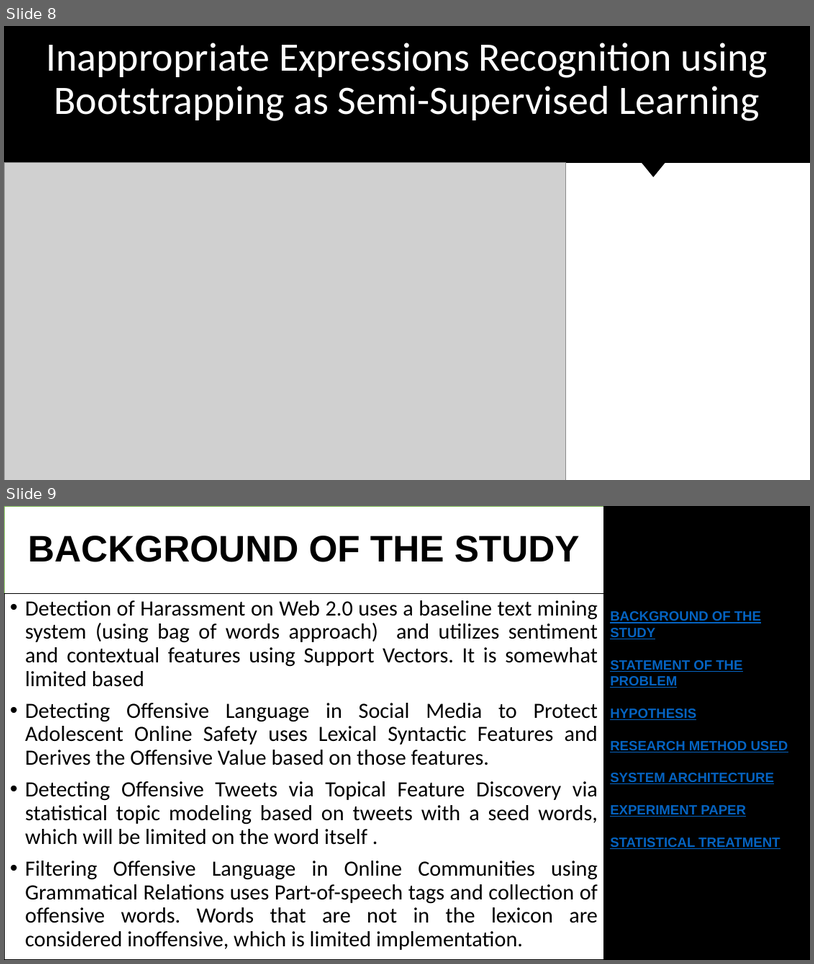
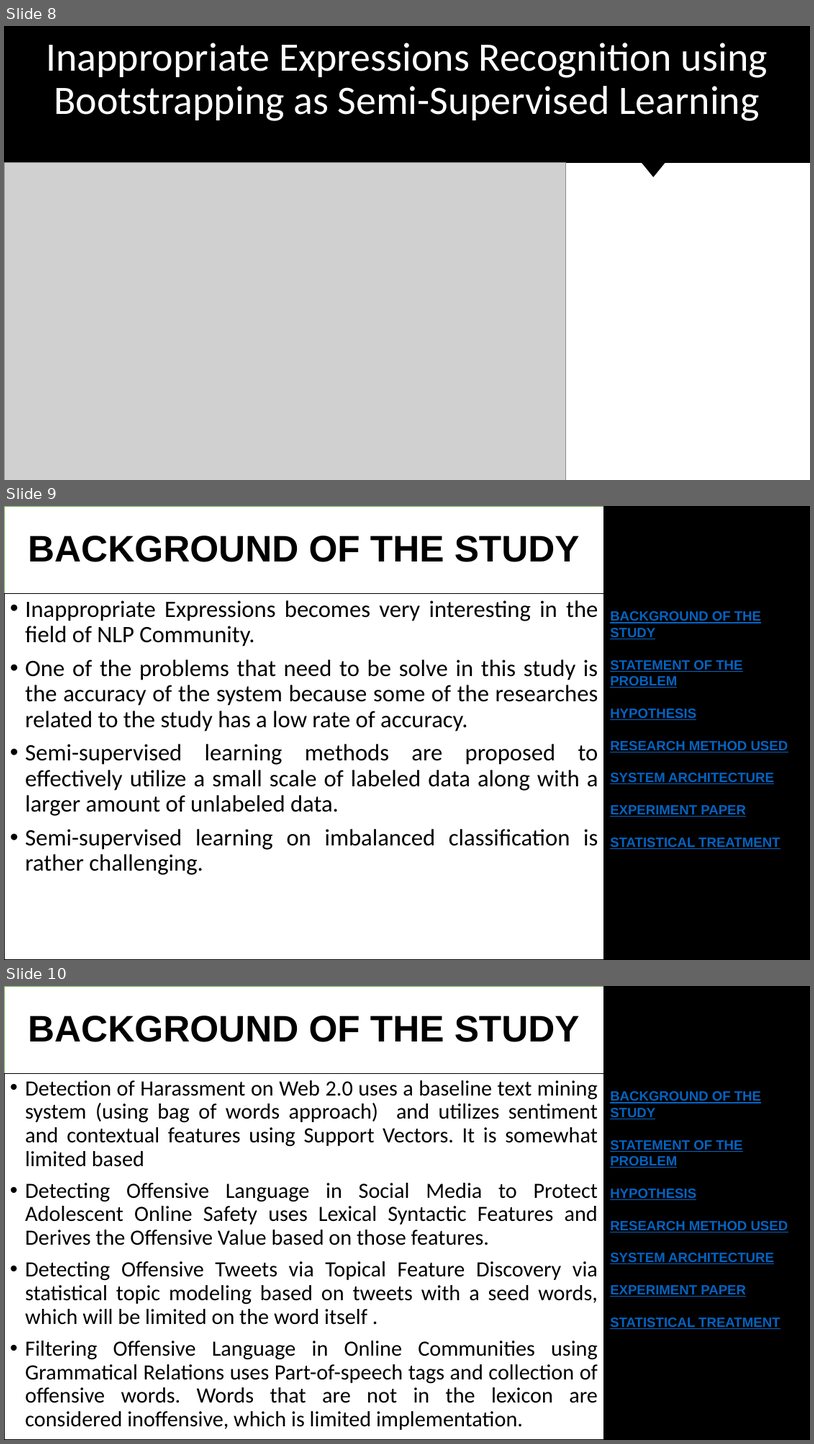
Before and after one commit to DimensionalRobos/InappExp, a slide deck: pptx/ThesisProposal.pptx. Shown one above the other, each under a label of ours: slides 8 and 9 before the commit, slides 8, 9 and 10 after it. The pictures are 814x964 and 814x1444 pixels, drawn with LibreOffice and Linux fonts; fonts in the diff are those of the drawing; grey boxes stand for pictures. Boxes give left, top, right and bottom in pixels: in the first picture for what was removed or moved away, otherwise in the second. Text is boxed around its words. In the diff, an @@ line names an element or a change of style, - is before the commit and + after.

Commit message:
Dagdag BG

```diff
--- a/pptx/ThesisProposal.pptx
+++ b/pptx/ThesisProposal.pptx
@@ slide 9 added at box(4, 506, 810, 960), background #FFFFFF @@
@@ title added at box(4, 506, 604, 594), fill #FFFFFF, outline #70AD47 1 pt, 44 pt, text #000000, bold @@
+BACKGROUND OF THE STUDY
@@ rectangle added at box(604, 506, 810, 960), fill #000000, outline #000000 1 pt @@
@@ rectangle added at box(604, 508, 810, 856), fill #000000, outline #000000 1 pt, 16 pt, text #0563C1, bold, underline @@
+BACKGROUND OF THE STUDY
+STATEMENT OF THE PROBLEM
+HYPOTHESIS
+RESEARCH METHOD USED
+SYSTEM ARCHITECTURE
+EXPERIMENT PAPER
+STATISTICAL TREATMENT
@@ text added at box(4, 594, 604, 960), fill #FFFFFF, outline #000000 1 pt, 28 pt, text #000000 @@
+• Inappropriate Expressions becomes very interesting in the field of NLP Community.
+• One of the problems that need to be solve in this study is the accuracy of the system because some of the researches related to the study has a low rate of accuracy.
+• Semi-supervised learning methods are proposed to effectively utilize a small scale of labeled data along with a larger amount of unlabeled data.
+• Semi-supervised learning on imbalanced classification is rather challenging.
@@ what was slide 9 is now slide 10 @@
```
